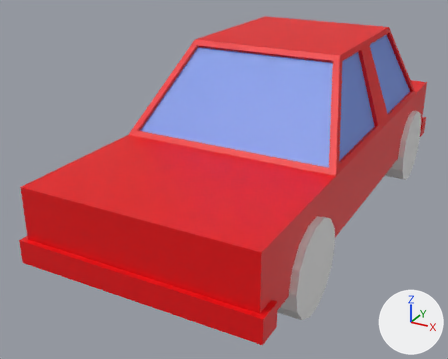
A saved change to the glTF model pwa/public/models/car/body/body.gltf.
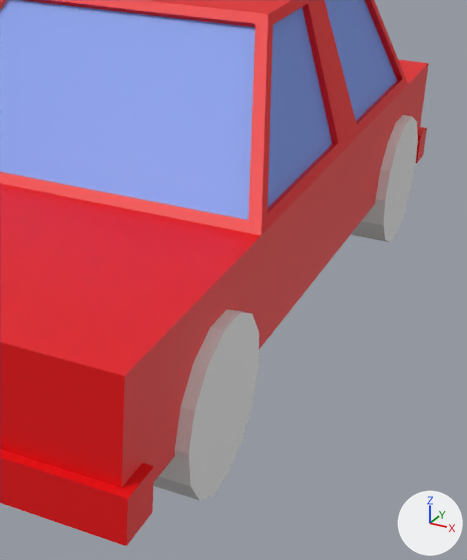
Each version is shown whole from a 50 mm camera at (2.38, -4.98, 2.22) aimed at (-0.3, -0.1, -0.22), then close up on the part from 43% to 100% of the width and 13% to 98% of the height. Arrows for +X, +Y and +Z are at lower right; the lights stay in place. Where no turn or scale is listed for an object, it has been applied to the vertices.

Objects in the first close-up: 'Body', 'Wheelhouse_B', 'Wheelhouse_F'.
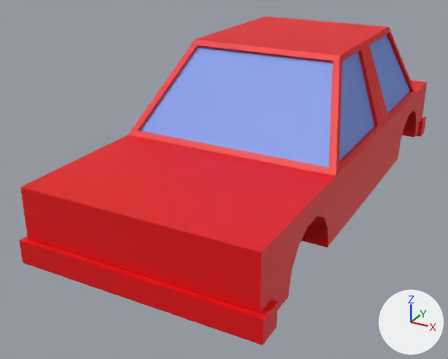
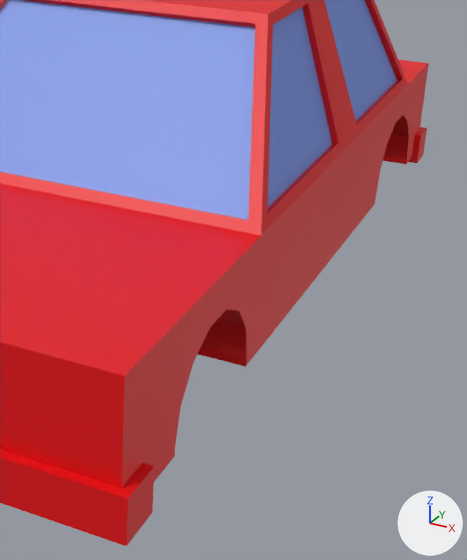
Location of each change, (x1, y1, x2, y2) in pixels of the close-ups (467 x 560 px):
'Wheelhouse_F', surface changed
    both: (154, 309, 259, 500)
'Wheelhouse_B', surface changed
    both: (350, 115, 418, 242)

Diff of the bpy script that builds the scene:
```diff
--- a/pwa/public/models/car/body/body.gltf.py
+++ b/pwa/public/models/car/body/body.gltf.py
@@ mat_wheelhouse_001 @@
 mat_wheelhouse_001.base_color = (0.8, 0.8, 0.8)  # white #e7e7e7
+mat_wheelhouse_001.alpha = 0.0
```
